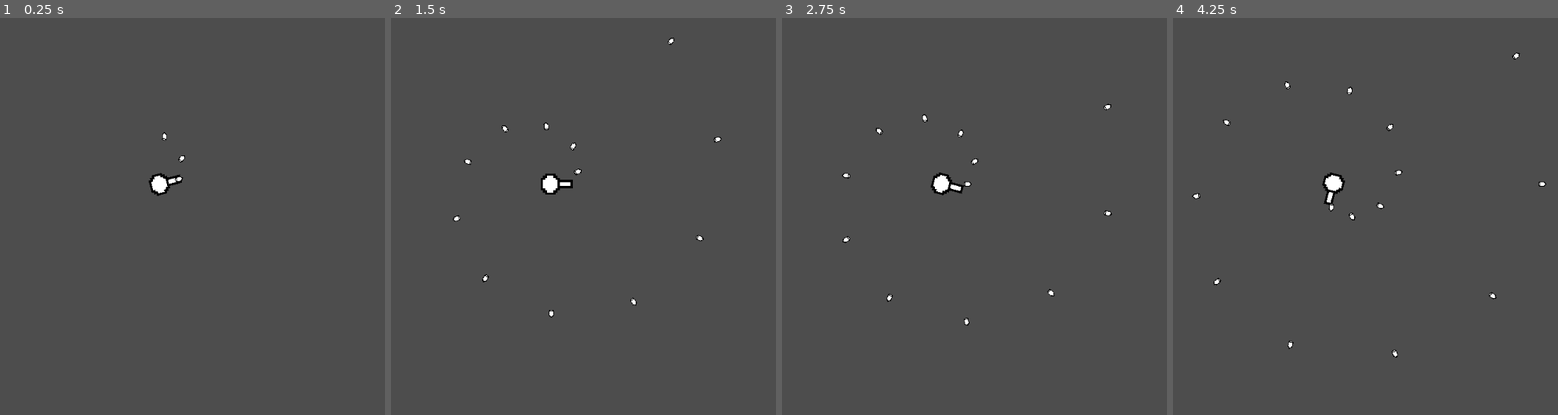
Above: before the commit, frames 1-4 (left to right).
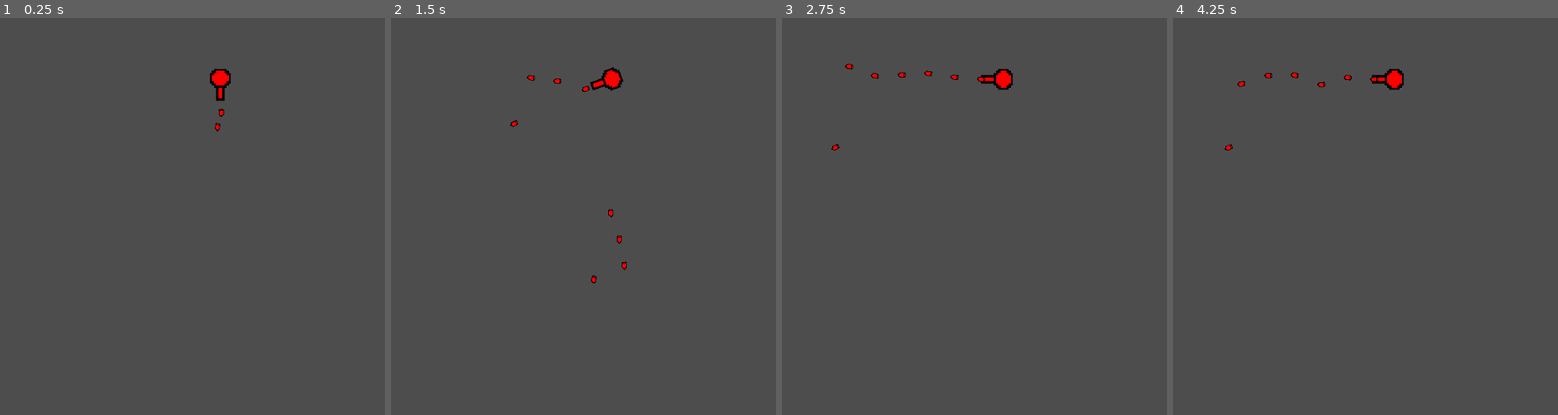
Above: after the commit, the same moments.

Repository: Rumonite/castle-defenders
Game: Godot game, scene res://scenes/maingame/main_game.tscn
The game is run twice, just before and just after one commit, with the same random seed, the same clock (stepped at 60 frames per second) and the same inputs.
Inputs:
- Up to frame 1 (0.25 s): no input
- Up to frame 2 (1.5 s): hold Left (red_aimleft, bound only after the commit) 0.53-1.28 s; tap Right (red_aimright, bound only after the commit) at 0.8, 1.35 s
- Up to frame 3 (2.75 s): tap Left (red_aimleft, bound only after the commit) at 1.55 s; hold Left (red_aimleft, bound only after the commit) from 2.03 s (still down); tap Right (red_aimright, bound only after the commit) at 2.3 s
- Up to frame 4 (4.25 s): release Left (red_aimleft, bound only after the commit) at 2.78 s; tap Right (red_aimright, bound only after the commit) at 2.85, 3.8 s; tap Left (red_aimleft, bound only after the commit) at 3.05 s; hold Left (red_aimleft, bound only after the commit) from 3.53 s (still down)

The runs differ from the first frame. In frame 1, 0.7% of the frame differs, in the area x 38-60%, y 12-45%; in frame 2, 1.1%; in frame 3, 1.0%; in frame 4, 1.1%, in the area x 4-97%, y 8-86%.

Commit message:
Spread system, initial color difference code start

Diff:
--- a/project.godot
+++ b/project.godot
@@ -24,6 +24,29 @@
 window/size/viewport_width=720
 window/size/viewport_height=1024
 
+[input]
+
+blue_aimright={
+"deadzone": 0.2,
+"events": [Object(InputEventKey,"resource_local_to_scene":false,"resource_name":"","device":-1,"window_id":0,"alt_pressed":false,"shift_pressed":false,"ctrl_pressed":false,"meta_pressed":false,"pressed":false,"keycode":0,"physical_keycode":68,"key_label":0,"unicode":100,"location":0,"echo":false,"script":null)
+]
+}
+blue_aimleft={
+"deadzone": 0.2,
+"events": [Object(InputEventKey,"resource_local_to_scene":false,"resource_name":"","device":-1,"window_id":0,"alt_pressed":false,"shift_pressed":false,"ctrl_pressed":false,"meta_pressed":false,"pressed":false,"keycode":0,"physical_keycode":65,"key_label":0,"unicode":97,"location":0,"echo":false,"script":null)
+]
+}
+red_aimright={
+"deadzone": 0.2,
+"events": [Object(InputEventKey,"resource_local_to_scene":false,"resource_name":"","device":-1,"window_id":0,"alt_pressed":false,"shift_pressed":false,"ctrl_pressed":false,"meta_pressed":false,"pressed":false,"keycode":0,"physical_keycode":4194321,"key_label":0,"unicode":0,"location":0,"echo":false,"script":null)
+]
+}
+red_aimleft={
+"deadzone": 0.2,
+"events": [Object(InputEventKey,"resource_local_to_scene":false,"resource_name":"","device":-1,"window_id":0,"alt_pressed":false,"shift_pressed":false,"ctrl_pressed":false,"meta_pressed":false,"pressed":false,"keycode":0,"physical_keycode":4194319,"key_label":0,"unicode":0,"location":0,"echo":false,"script":null)
+]
+}
+
 [physics]
 
 3d/physics_engine="Jolt Physics"
--- a/scenes/bullet/bullet.gd
+++ b/scenes/bullet/bullet.gd
@@ -1,24 +1,42 @@
 extends CharacterBody2D
 
 @export var SPEED = 200
+@export var spread_degrees: float = 7.0
+@export var max_lifetime: float = 1.5
 
-var dir
+var dir: float = 0.0
 var spawnPos: Vector2
 var spawnRot: float
-var life: float = 0
+var current_life: float = 0.0
+var team: String = ""
+
+var rng = RandomNumberGenerator.new()
 
 func _ready():
 	global_position = spawnPos
 	global_rotation = spawnRot
+	var spread_rads: float = deg_to_rad(spread_degrees)
+	dir = spawnRot + randf_range(-spread_rads, spread_rads)
+	global_rotation = dir
+
+	color_set()
 
 func _physics_process(_delta: float) -> void:
+	bullet_movement()
+	check_lifetime(_delta)
+
+func bullet_movement():
 	velocity = Vector2(0, -SPEED).rotated(dir)
-	check_lifetime()
 	move_and_slide()
 
-func check_lifetime():
-	life +=1
-	if life > 100:
+
+func color_set():
+	if self.team == "red":
+		$Sprite2D.modulate = Color(1.0, 0.0, 0.0, 1.0)
+
+func check_lifetime(delta):
+	current_life += delta
+	if current_life >= max_lifetime:
 		_die()
 
 func _die():
--- a/scenes/cannon/cannon.gd
+++ b/scenes/cannon/cannon.gd
@@ -2,29 +2,49 @@
 
 @onready var main = get_tree().get_root().get_node("MainGame")
 @onready var projectile = load("res://scenes/bullet/bullet.tscn")
+
+var team = "red"
 var on_cd := false
 # Called when the node enters the scene tree for the first time.
 func _ready() -> void:
 	pass
 
-func _physics_process(delta: float) -> void:
-	rotation_degrees += 5
+func _physics_process(_delta: float) -> void:
+	actions()
+	color_set()
 	shoot()
 
 
 func actions():
-	pass
+	if team == "red":
+		if Input.is_action_pressed("red_aimleft") and rotation_degrees <= 270:
+			rotation_degrees += 5
+		if Input.is_action_pressed("red_aimright") and rotation_degrees >= 90:
+			rotation_degrees -= 5
+
+		if rotation_degrees > 270:
+			rotation_degrees = 270
+		if rotation_degrees < 90:
+			rotation_degrees = 90
+	if team == "blue":
+		pass
+
+
 func shoot():
 	if !on_cd:
 		var instance = projectile.instantiate()
 		instance.dir = rotation
 		instance.spawnPos = self.get_node("BulletSpawnLoc").global_position
 		instance.spawnRot = rotation
+		instance.team = self.team
 		main.add_child.call_deferred(instance)
 		on_cd = true
 
+func color_set():
+	if self.team == "red":
+		$Sprite2D.modulate = Color(1.0, 0.0, 0.0, 1.0)
 
 
 func _on_shoot_cd_timeout() -> void:
-	%ShootCD.start(0.1)
+	%ShootCD.start(0.2)
 	on_cd = false
--- a/scenes/maingame/main_game.tscn
+++ b/scenes/maingame/main_game.tscn
@@ -5,5 +5,6 @@
 [node name="MainGame" type="Node2D" unique_id=1580238451]
 
 [node name="Cannon" parent="." unique_id=2060089470 instance=ExtResource("1_aleep")]
-position = Vector2(262, 271)
+position = Vector2(360, 100)
+rotation = 3.1415927
 scale = Vector2(3.4580917, 3.4580917)
